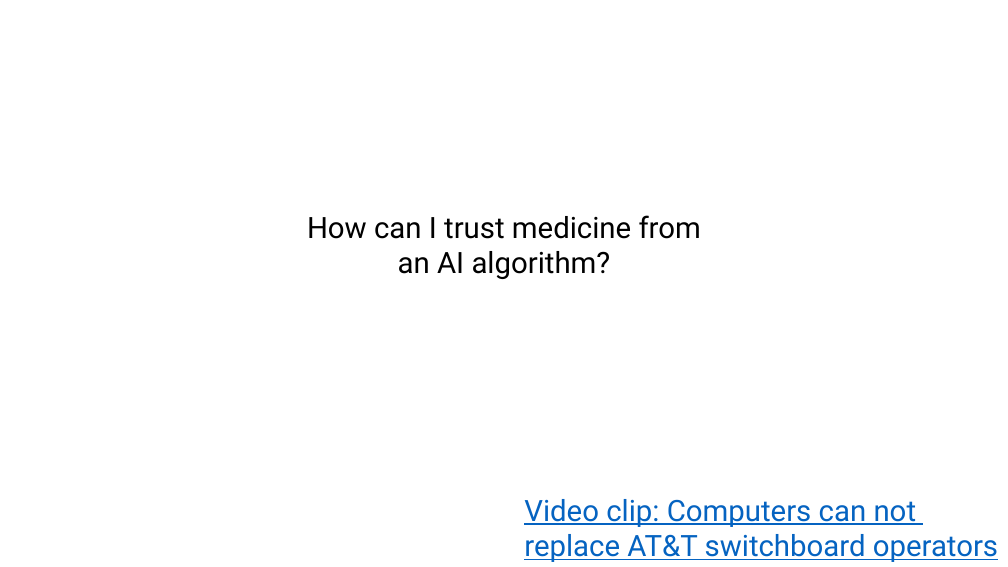
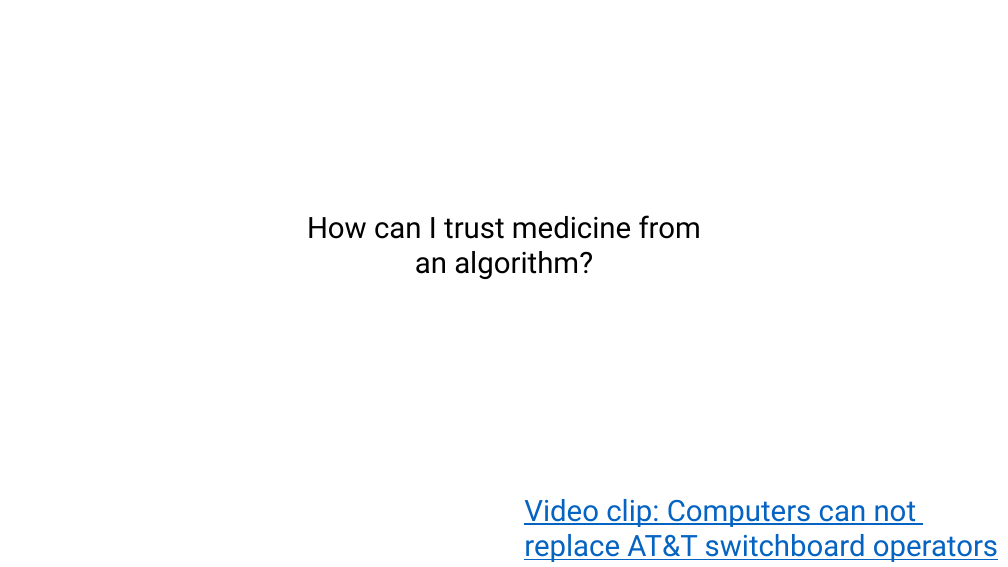
Before and after one commit to DylanLawless/DylanLawless.github.io, a slide deck: slide 4 of pages/usage_examples/uses_pitch.pptx. Drawn at 1008x567 pixels with LibreOffice and Linux fonts; fonts in the diff are those of the drawing. Boxes give left, top, right and bottom in pixels: in the first picture for what was removed or moved away, otherwise in the second. Text is boxed around its words. In the diff, an @@ line names an element or a change of style, - is before the commit and + after.

```diff
--- a/pages/usage_examples/uses_pitch.pptx
+++ b/pages/usage_examples/uses_pitch.pptx
@@ text at (307, 215, 701, 279): text changed @@
-How can I trust medicine from an AI algorithm?
+How can I trust medicine from an algorithm?
```
Also in this commit, not shown: 5 other slides changed, 1 slide added, 3 other files.
